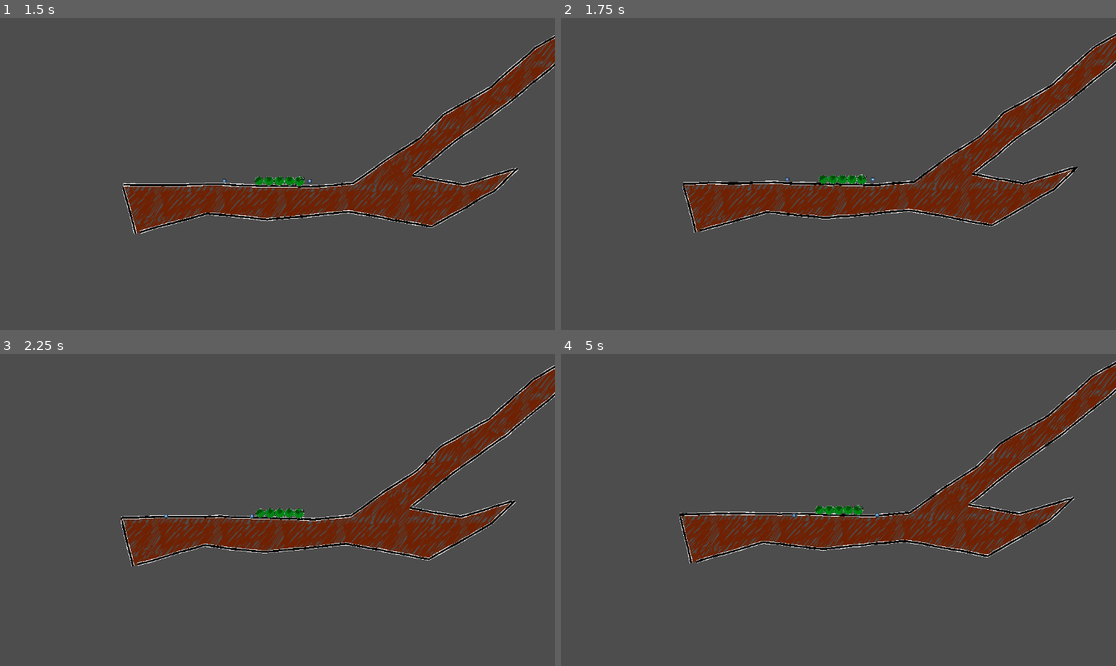
Above: before the commit, frames 1-4 (two rows, left to right).
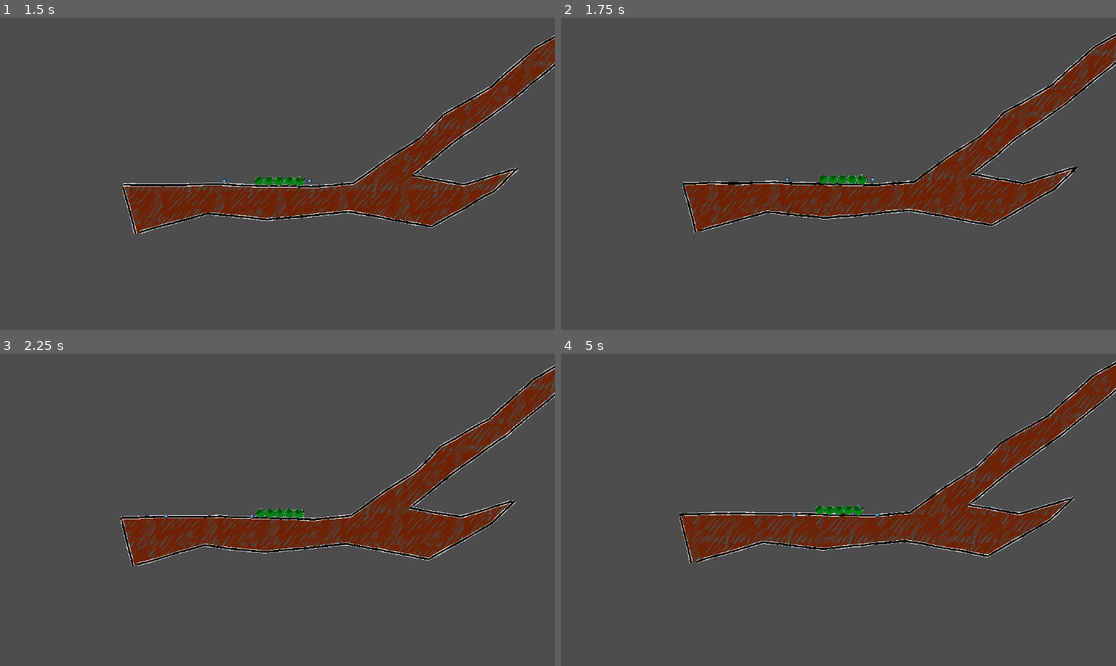
Above: after the commit, the same moments.

Repository: LoreNyanski/totem_gamejam_26
Game: Godot game, scene res://Scenes/mainMenu.tscn
Same seed, same stepped clock (60 frames per second), same inputs: the game is played once before the commit and once after it. The engine's default icon, where the game draws it, is replaced by a stand-in: a white triangle on a blue panel in a dark square.
Inputs (mouse positions are in pixels of both pictures, inside the frame that each line leads up to):
- Up to frame 1 (1.5 s): click "Start Game" at 0.5 s; move the mouse to (305, 174) at 1.27 s; tap A (Grip1) at 1.35 s
- Up to frame 2 (1.75 s): no input
- Up to frame 3 (2.25 s): move the mouse to (249, 510) at 2.02 s; tap S (Grip2) at 2.1 s
- Up to frame 4 (5 s): move the mouse to (849, 503) at 2.77 s; tap D (Grip3) at 2.85 s; move the mouse to (832, 516) at 3.52 s; tap F (Grip4) at 3.6 s; move the mouse to (877, 513) at 4.27 s; tap G (Grip5) at 4.35 s

Frame 1 is identical in both runs. In frame 2, 3.4% of the frame differs, in the area x 22-100%, y 6-69%; in frame 3, 3.3%; in frame 4, 3.8%, in the area x 21-100%, y 3-67%.

Commit message:
more tree stuff

Diff:
--- a/Scenes/tree_visuals.tscn
+++ b/Scenes/tree_visuals.tscn
@@ -13,3 +13,7 @@
 [node name="MeshInstance2D" type="MeshInstance2D" parent="." unique_id=687179604]
 
 [node name="MeshInstance2D2" type="MeshInstance2D" parent="." unique_id=45693750]
+
+[node name="Timer" type="Timer" parent="." unique_id=1964618240]
+
+[connection signal="timeout" from="Timer" to="." method="update_texture"]
--- a/Scripts/tree_visuals.gd
+++ b/Scripts/tree_visuals.gd
@@ -17,21 +17,34 @@
 
 @export var animate: bool = true
 @export var animation_speed: float = 2.0
+@export var texture_animation_speed: float = 1.0
+@export var texture_offset_change: Vector2 = Vector2(10, 20)
 
 var noise := FastNoiseLite.new()
 var time := 0.0
 
 @onready var outer_mesh := $MeshInstance2D
 @onready var inner_mesh := $MeshInstance2D2
+@onready var timer: Timer = $Timer
 
 func _ready():
 	noise.frequency = 0.2
 	update_outline()
+	if animate:
+		timer.wait_time = texture_animation_speed
+		timer.start()
 
 func _process(delta):
 	if animate:
 		time += delta * animation_speed
 		update_outline()
+
+func update_texture():
+	var tween = create_tween()
+	tween.tween_property(self, "texture_offset", texture_offset + texture_offset_change, 0.1)
+	tween.set_ease(Tween.EASE_IN_OUT)
+	tween.set_trans(Tween.TRANS_QUAD)
+	texture_offset += texture_offset_change
 
 func update_outline():
 
Binary file added: Assests/Tree_inner_bark_repeating.png
Not shown, added: Assests/Tree_inner_bark_repeating.png.import
Not shown, added: Assests/inner_bark.kra
Not shown, added: Assests/inner_bark.kra-autosave.kra
Not shown, added: Assests/project/c_body.kra
